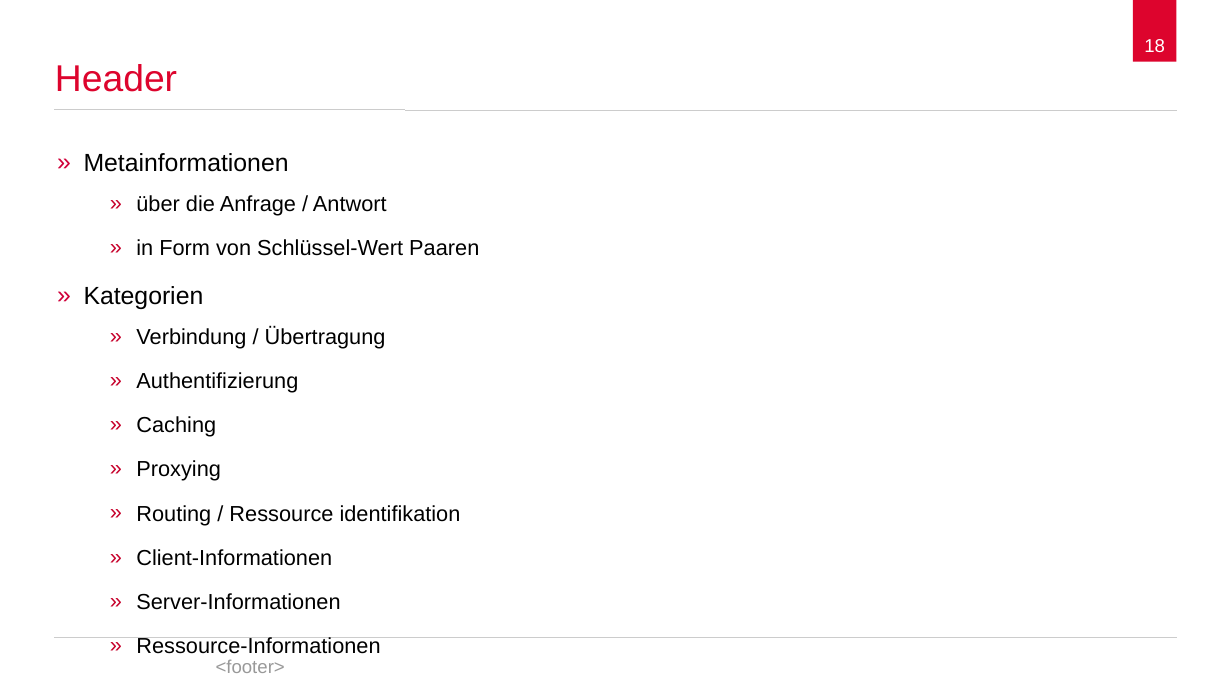
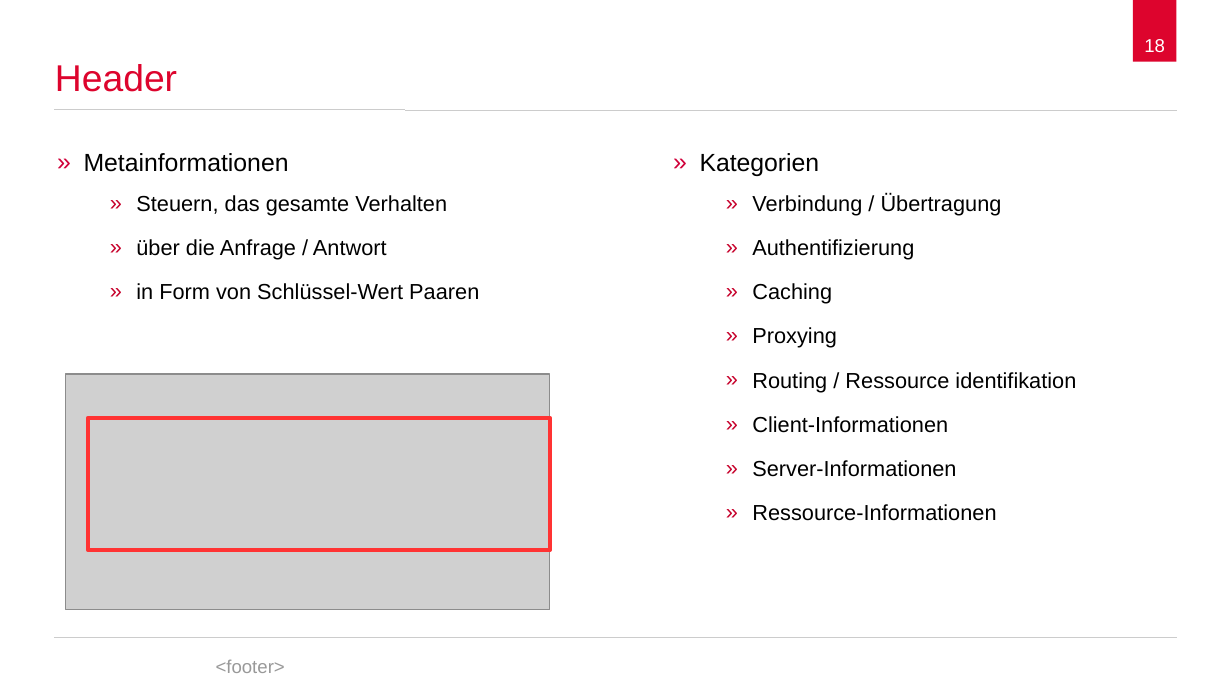
Before and after one commit to spaceone/presentations, a slide deck: slide 18 of hypertext-transfer-protocol/2017-12-05-hypertext-transfer-protocol.odp. Drawn at 1232x693 pixels with LibreOffice and Linux fonts; fonts in the diff are those of the drawing; grey boxes stand for pictures; background and template pictures are left out. Boxes give left, top, right and bottom in pixels: in the first picture for what was removed or moved away, otherwise in the second. Text is boxed around its words. In the diff, an @@ line names an element or a change of style, - is before the commit and + after.

```diff
--- a/hypertext-transfer-protocol/2017-12-05-hypertext-transfer-protocol.odp
+++ b/hypertext-transfer-protocol/2017-12-05-hypertext-transfer-protocol.odp
@@ text "Kategorien" moved from (x1=84, y1=153, x2=479, y2=654) to (x1=700, y1=153, x2=1076, y2=521) @@
@@ text at (x1=84, y1=153, x2=479, y2=256): paragraphs removed @@
-» Metainformationen
-    » über die Anfrage / Antwort
-    » in Form von Schlüssel-Wert Paaren
@@ text added at (x1=84, y1=153, x2=479, y2=300), 14 pt, text #000000 @@
+» Metainformationen
+    » Steuern, das gesamte Verhalten
+    » über die Anfrage / Antwort
+    » in Form von Schlüssel-Wert Paaren
@@ picture added at (x1=66, y1=375, x2=550, y2=610) @@
@@ rectangle added at (x1=88, y1=418, x2=550, y2=550), outline #FF3333 2.83 pt @@
```
Also in this commit, not shown: 10 other slides changed, 5 slides added.
